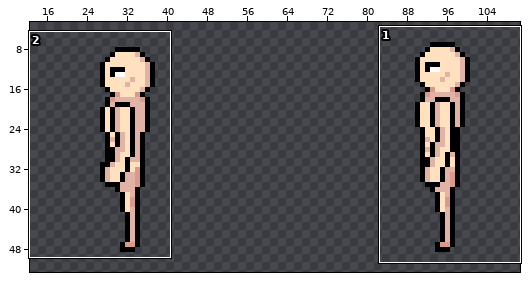
One commit to this sprite sheet: public/assets/Characters/Human/Idle/West/sheet.png. The first picture is a wide view before the edit; the outline marks the close-up.
Close-up. Earlier state:
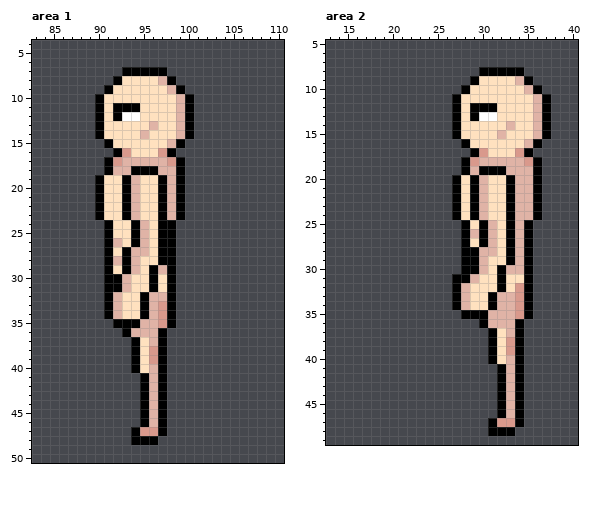
The file is 128x64 pixels. Shown: area 1: x 83..110, y 4..50; area 2: x 13..40, y 5..49. The wide view leaves out empty margins.
The same view after the edit:
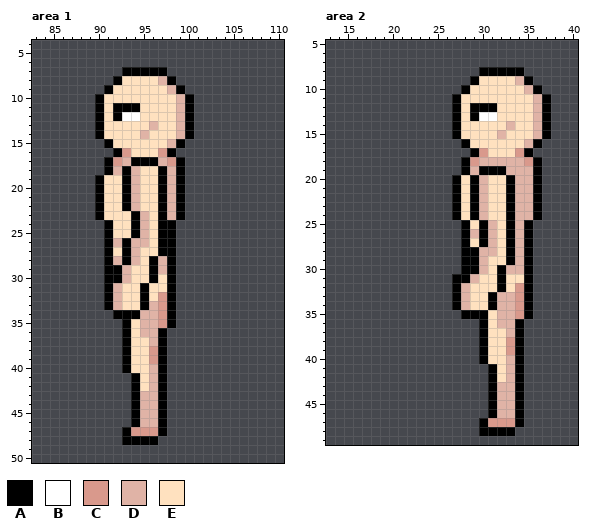
Palette (. is transparent): A #000000  B #ffffff  C #d9998c  D #e0b3a6  E #ffe1bf
Author's note on the commit: base player north idle
From old to new:
--- area 1
@@ x 91..99 @@
 16 .ACEEECA.
-17 ACDDDDDCA
-18 ADDAAADDA
+17 ACDAAADCA
+18 ADADEEADA
 19 EEADEEADA
@@ x 89..99 @@
 22 .AEEADEEADA
-23 .AEEADEEADA
+23 .AEEEADEADA
 24 ..AEEADEAA.
 25 ..AEEADEAA.
-26 ..ADEADEAA.
-27 ..AEADDEAA.
-28 ..ADADEEAA.
-29 ..AEADEADA.
+26 ..ADADDEAA.
+27 ..AEADEEAA.
+28 ..ADADEADA.
+29 ..AADEEADA.
 30 ..AADEEAEA.
-31 ..AADEEAEA.
-32 ..ADEEADDA.
+31 ..ADEEAEEA.
+32 ..ADEEAECA.
 33 ..ADEEADCA.
-34 ..ADEEADCA.
-35 ...AAADDCA.
-36 ....ADDDA..
-37 .....AEDA..
-38 .....AECA..
-39 .....AECA..
-40 .....AEDA..
-41 ......ADA..
-42 ......ADA..
-43 ......ADA..
-44 ......ADA..
-45 ......ADA..
-46 ......ADA..
-47 .....ACCA..
-48 .....AAA...
+34 ...AAADDCA.
+35 ....AEDDCA.
+36 ....AEDDA..
+37 ....AEEDA..
+38 ....AEECA..
+39 ....AEECA..
+40 ....AEEDA..
+41 .....AEDA..
+42 .....AEDA..
+43 .....ADDA..
+44 .....ADDA..
+45 .....ADDA..
+46 .....ADDA..
+47 ....ACCCA..
+48 ....AAAA...
 49 ...........
--- area 2
@@ x 28..34 @@
 34 DEEADDC
-35 AAADDDC
-36 ..ADDDA
-37 ...AEDA
-38 ...AECA
-39 ...AECA
-40 ...AEDA
-41 ....ADA
-42 ....ADA
-43 ....ADA
-44 ....ADA
-45 ....ADA
-46 ....ADA
-47 ...ACCA
-48 ...AAA.
+35 AAAEDDC
+36 ..AEDDA
+37 ..AEEDA
+38 ..AEECA
+39 ..AEECA
+40 ..AEEDA
+41 ...AEDA
+42 ...AEDA
+43 ...ADDA
+44 ...ADDA
+45 ...ADDA
+46 ...ADDA
+47 ..ACCCA
+48 ..AAAA.
 49 .......
Pixel boxes of the changes (left, top, right, bottom) in both close-ups:
changed: (122, 157, 167, 175)
changed: (104, 211, 167, 445)
changed: (479, 310, 506, 436)
